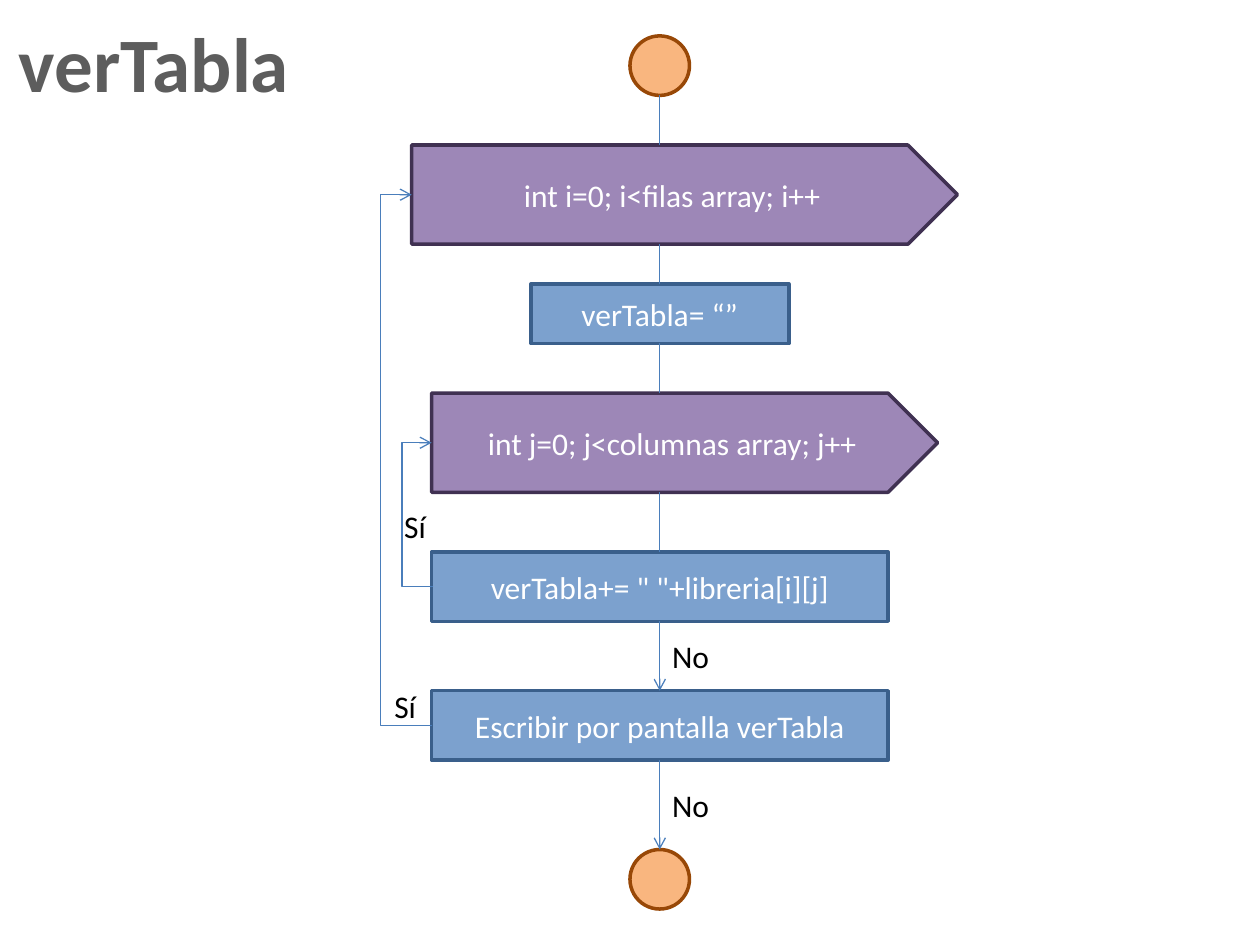
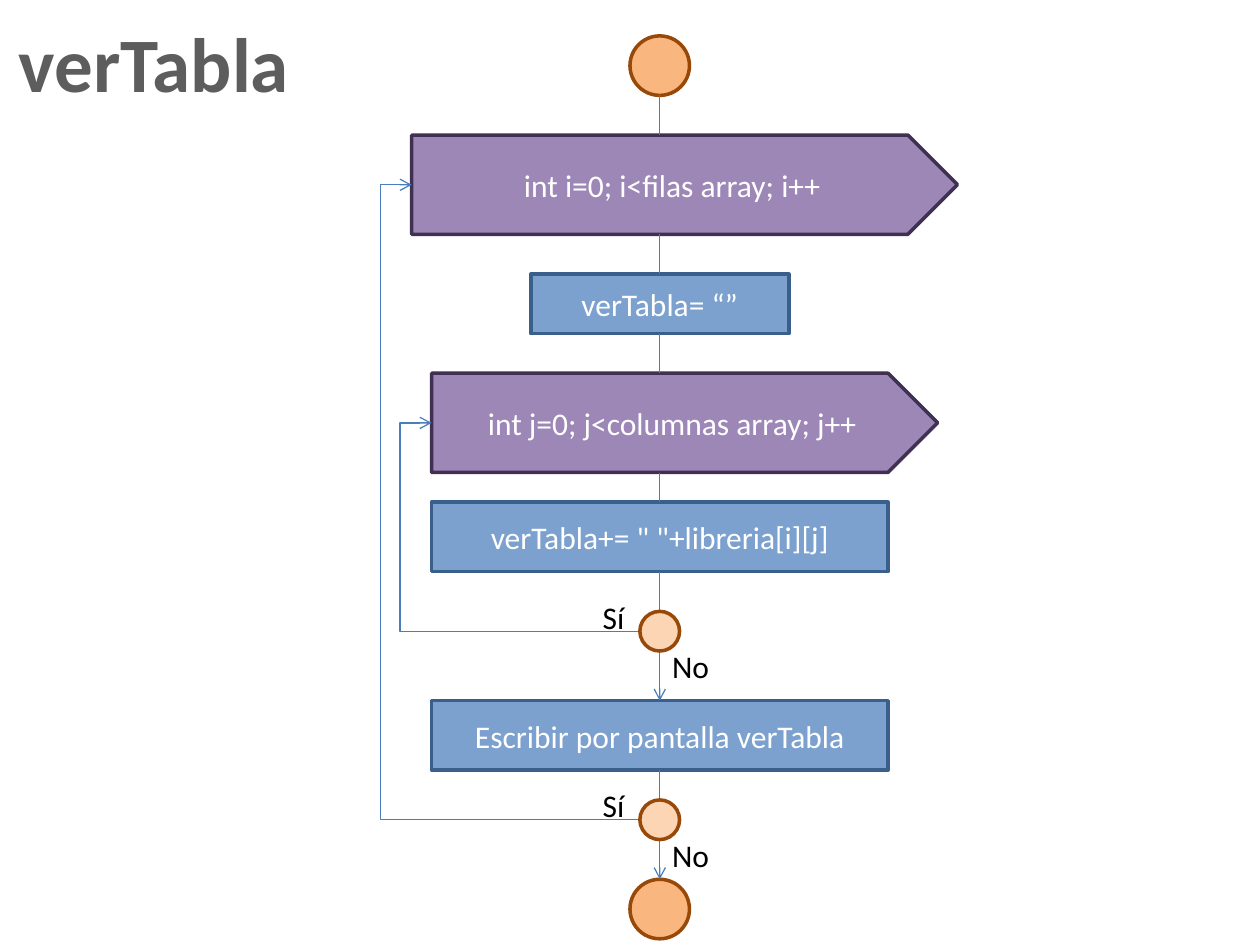
Before and after one commit to dj35/Proyecto-, a slide deck: slide 3 of Flujograma.pptx (slide 6 before the commit). Drawn at 1260x945 pixels with LibreOffice and Linux fonts; fonts in the diff are those of the drawing. Boxes give left, top, right and bottom in pixels: in the first picture for what was removed or moved away, otherwise in the second. Text is boxed around its words. In the diff, an @@ line names an element or a change of style, - is before the commit and + after.

```diff
--- a/Flujograma.pptx
+++ b/Flujograma.pptx
@@ line moved from (660, 96) - (660, 145) to (660, 96) - (660, 135) @@
@@ elbow arrow moved from (432, 726) - (412, 195) to (640, 820) - (412, 185) @@
@@ 1 rectangle, 1 pentagon arrow, 1 line: place and size @@
-1 rectangle, 1 pentagon arrow, 1 line at [412, 145, 958, 343]
+1 rectangle, 1 pentagon arrow, 1 line at [412, 135, 958, 334]
@@ line moved from (660, 344) - (660, 393) to (660, 334) - (660, 373) @@
@@ pentagon arrow "int j=0; j<columnas array; j++": place and size @@
-pentagon arrow "int j=0; j<columnas array; j++" at [432, 393, 939, 493]
+pentagon arrow "int j=0; j<columnas array; j++" at [432, 373, 939, 472]
@@ elbow arrow moved from (433, 587) - (432, 442) to (640, 631) - (432, 423) @@
@@ line moved from (660, 493) - (660, 552) to (660, 472) - (660, 503) @@
@@ rectangle "verTabla+= " "+libreria[i][j]": place and size @@
-rectangle "verTabla+= " "+libreria[i][j]" at [432, 552, 888, 621]
+rectangle "verTabla+= " "+libreria[i][j]" at [432, 503, 888, 572]
@@ text "Sí": place and size @@
-text "Sí" at [404, 516, 426, 539]
+text "Sí" at [603, 607, 625, 632]
@@ arrow moved from (660, 621) - (660, 690) to (660, 572) - (660, 701) @@
@@ ellipse added at [640, 611, 679, 650], fill #FCD5B5, outline #984807 2 pt @@
@@ text "No": place and size @@
-text "No" at [672, 647, 709, 669]
+text "No" at [672, 657, 709, 679]
@@ rectangle "Escribir por pantalla verTabla": place and size @@
-rectangle "Escribir por pantalla verTabla" at [432, 690, 888, 760]
+rectangle "Escribir por pantalla verTabla" at [432, 701, 888, 770]
@@ arrow moved from (660, 760) - (660, 849) to (660, 770) - (660, 879) @@
@@ text "Sí" rewrapped from [394, 696, 416, 726] to [603, 795, 625, 820] @@
@@ ellipse added at [640, 800, 679, 839], fill #FCD5B5, outline #984807 2 pt @@
@@ text "No": place and size @@
-text "No" at [672, 796, 709, 818]
+text "No" at [672, 846, 709, 868]
@@ ellipse: place and size @@
-ellipse at [630, 849, 689, 908]
+ellipse at [630, 879, 689, 939]
```
Also in this commit, not shown: 1 other slide changed, 3 slides removed.
